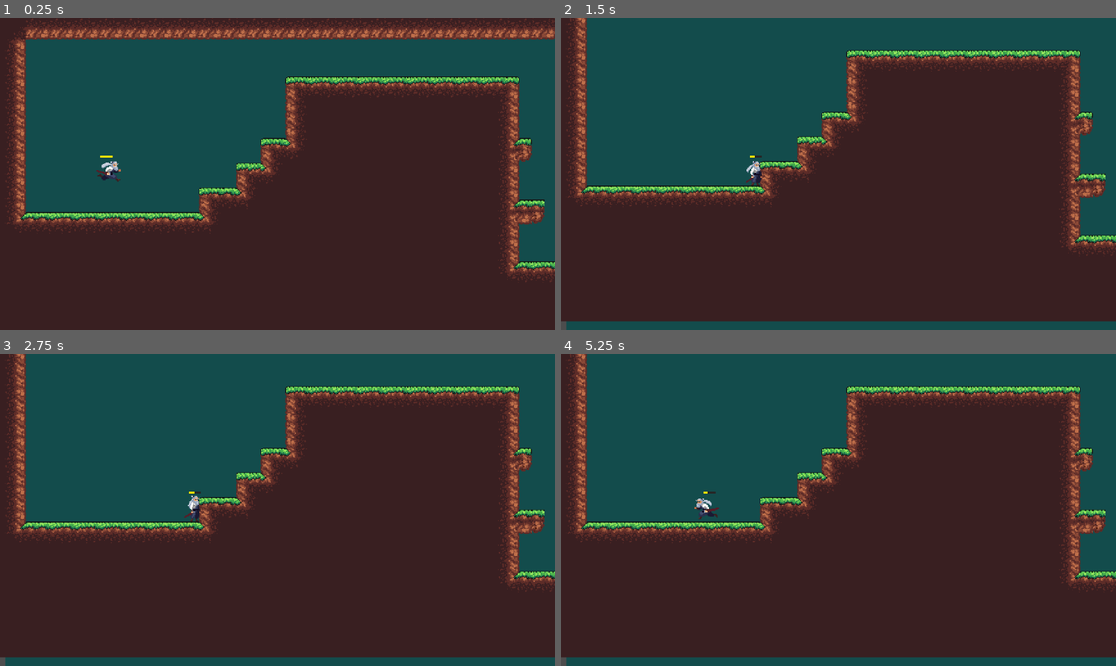
Above: before the commit, frames 1-4 (two rows, left to right).
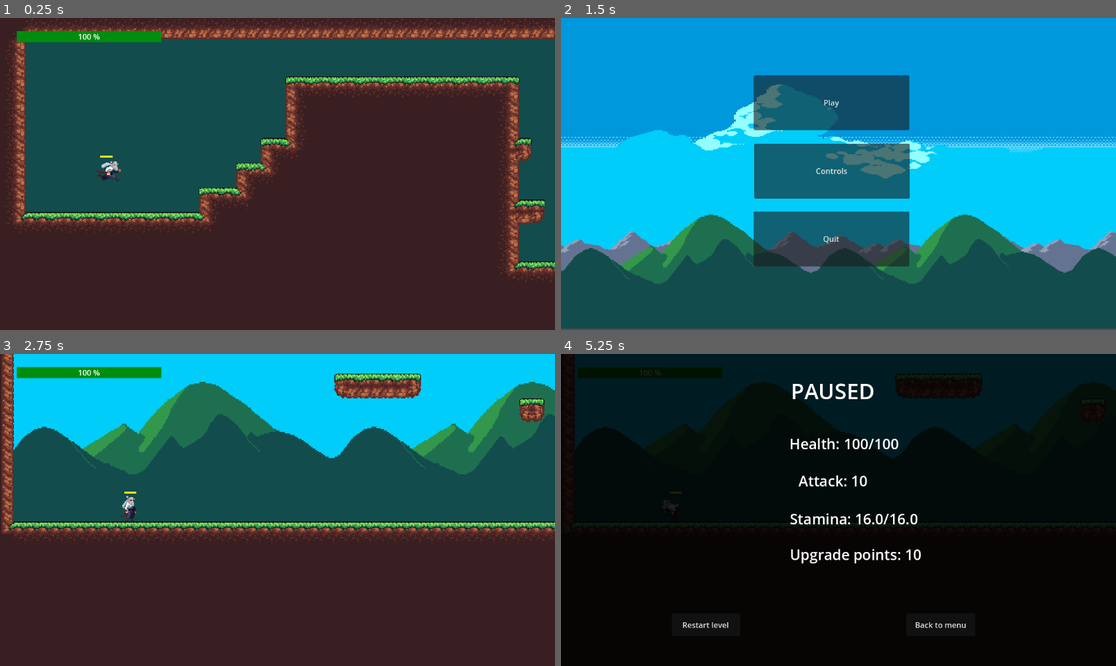
Above: after the commit, the same moments.

Repository: lukaszavadil1/AK8POGame
Game: Godot game, scene res://Scenes/Levels/level_2.tscn
Two runs of this game, one before a commit and one after it. Both use one fixed random seed, a clock stepped at 60 frames per second and the inputs below. This scene is started directly instead of the project's main scene.
Inputs (mouse positions are in pixels of both pictures, inside the frame that each line leads up to):
- Up to frame 1 (0.25 s): no input
- Up to frame 2 (1.5 s): tap Enter at 0.5 s; hold Right (ui_right) 0.53-1.25 s; tap P at 0.6 s; tap Space (ui_accept) at 0.77 s; click (938, 289) at 1.25 s, where only the run after the commit has a clickable "Back to menu"
- Up to frame 3 (2.75 s): click (271, 438) at 2 s, where only the run after the commit has a clickable "Play"
- Up to frame 4 (5.25 s): hold Right (ui_right) 2.78-3.5 s; tap P at 2.85, 5.1 s; tap Space (ui_accept) at 3.02 s; click (938, 625) at 3.5 s, where only the run after the commit has a clickable "Back to menu"; click (832, 438) at 4.25 s, where only the run after the commit has a clickable "Play"; hold Left (ui_left) from 5.03 s (still down)

The runs differ from the first frame. In frame 1, 1.0% of the frame differs, in the area x 3-30%, y 4-8%; in frame 2, 98%; in frame 3, 50%; in frame 4, 100%, in the area x 0-100%, y 0-100%.
Error before the commit: Attempt to call function 'update_health' in base 'null instance' on a null instance. (res://Player/player.gd:109)

Commit message:
Added health bar and pause scene to level 2 + minor refactor

Diff:
--- a/src/Scenes/Levels/level_2.tscn
+++ b/src/Scenes/Levels/level_2.tscn
@@ -8,6 +8,8 @@
 [ext_resource type="PackedScene" uid="uid://cgvx2krfwaorl" path="res://Player/Player.tscn" id="6_u40f0"]
 [ext_resource type="PackedScene" uid="uid://cwv6rv1rxxbe6" path="res://Assets/EndTree/EndTree.tscn" id="7_pnnky"]
 [ext_resource type="Script" uid="uid://2kfh32vdh4hm" path="res://Assets/EndTree/EbdTree.gd" id="8_blpqv"]
+[ext_resource type="PackedScene" uid="uid://b0vyw0u2jp2wd" path="res://Utils/HealthBar.tscn" id="9_1jlnc"]
+[ext_resource type="PackedScene" uid="uid://bq36n3y4875t1" path="res://Scenes/PauseScreen.tscn" id="10_u40f0"]
 
 [sub_resource type="TileSetAtlasSource" id="TileSetAtlasSource_0x4y1"]
 texture = ExtResource("5_1jlnc")
@@ -454,3 +456,7 @@
 [node name="EndTree" parent="." instance=ExtResource("7_pnnky")]
 position = Vector2(1485, 1462)
 script = ExtResource("8_blpqv")
+
+[node name="HealthBarUI" parent="." instance=ExtResource("9_1jlnc")]
+
+[node name="PauseScreen" parent="." instance=ExtResource("10_u40f0")]
--- a/src/Scenes/upgrade_screen.gd
+++ b/src/Scenes/upgrade_screen.gd
@@ -23,34 +23,32 @@
 	upgrade_attack_button.disabled = not can_upgrade
 	upgrade_stamina_button.disabled = not can_upgrade
 
-
-func _on_upgrade_health_pressed() -> void:
+func try_upgrade(stat: String, amount: float):
 	if PlayerStats.upgrade_points > 0:
-		PlayerStats.base_health += 10
-		PlayerStats.health = PlayerStats.base_health
+		match stat:
+			"health":
+				PlayerStats.base_health += amount
+				PlayerStats.health = PlayerStats.base_health
+			"stamina":
+				PlayerStats.base_stamina += amount
+				PlayerStats.stamina = PlayerStats.base_stamina
+			"attack":
+				PlayerStats.attack += amount
 		PlayerStats.upgrade_points -= 1
 		update_ui()
 
+func _on_upgrade_health_pressed() -> void:
+	try_upgrade("health", 10)
 
 func _on_upgrade_stamina_pressed() -> void:
-	if PlayerStats.upgrade_points > 0:
-		PlayerStats.base_stamina += 5
-		PlayerStats.stamina = PlayerStats.base_stamina
-		PlayerStats.upgrade_points -= 1
-		update_ui()
-
+	try_upgrade("stamina", 5)
 
 func _on_upgrade_attack_pressed() -> void:
-	if PlayerStats.upgrade_points > 0:
-		PlayerStats.attack += 2
-		PlayerStats.upgrade_points -= 1
-		update_ui()
-
+	try_upgrade("attack", 2)
 
 func _on_back_to_menu_pressed() -> void:
 	PlayerStats.reset()
 	get_tree().change_scene_to_file("res://Scenes/Main.tscn")
 
-
 func _on_next_level_pressed() -> void:
 	get_tree().change_scene_to_file(GameState.get_next_level_path())
--- a/src/Utils/game_state.gd
+++ b/src/Utils/game_state.gd
@@ -1,13 +1,16 @@
 extends Node
 
 var current_level: int = 1
-const TOTAL_LEVELS := 2
+const TOTAL_LEVELS: int = 2
 
 func get_next_level_path() -> String:
-	if current_level <= TOTAL_LEVELS:
+	if is_final_level():
+		return "res://Scenes/Main.tscn"
+	else:
 		return "res://Scenes/Levels/level_%d.tscn" % (current_level + 1)
-	else:
-		return "res://Scenes/Main.tscn"
 
-func reset():
+func reset() -> void:
 	current_level = 1
+
+func is_final_level() -> bool:
+	return current_level > TOTAL_LEVELS
Not shown: 1 places in src/Scenes/Levels/level_1.tscn that only renumber resources
Not shown: 1 places in src/Scenes/Levels/level_2.tscn that only renumber resources
